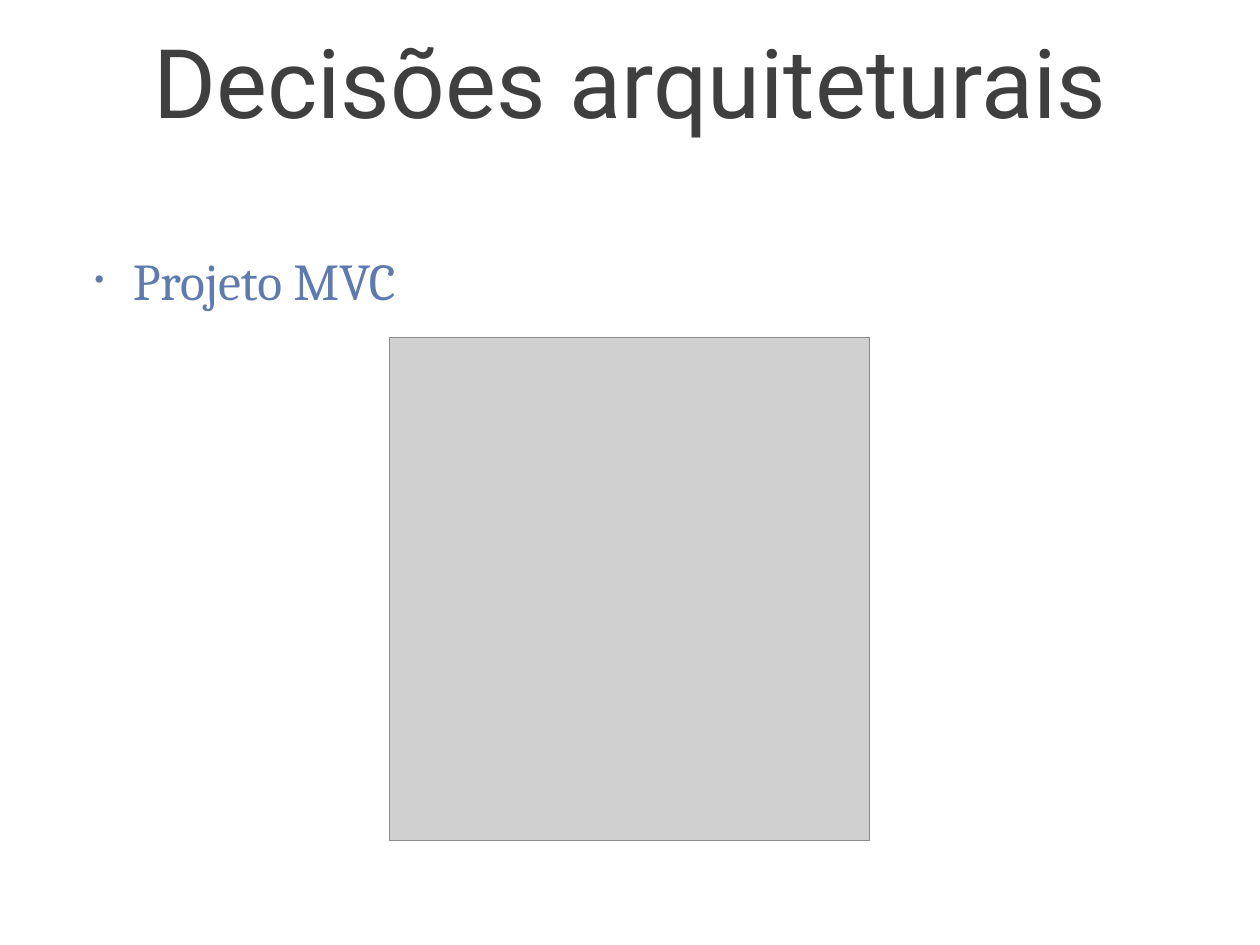
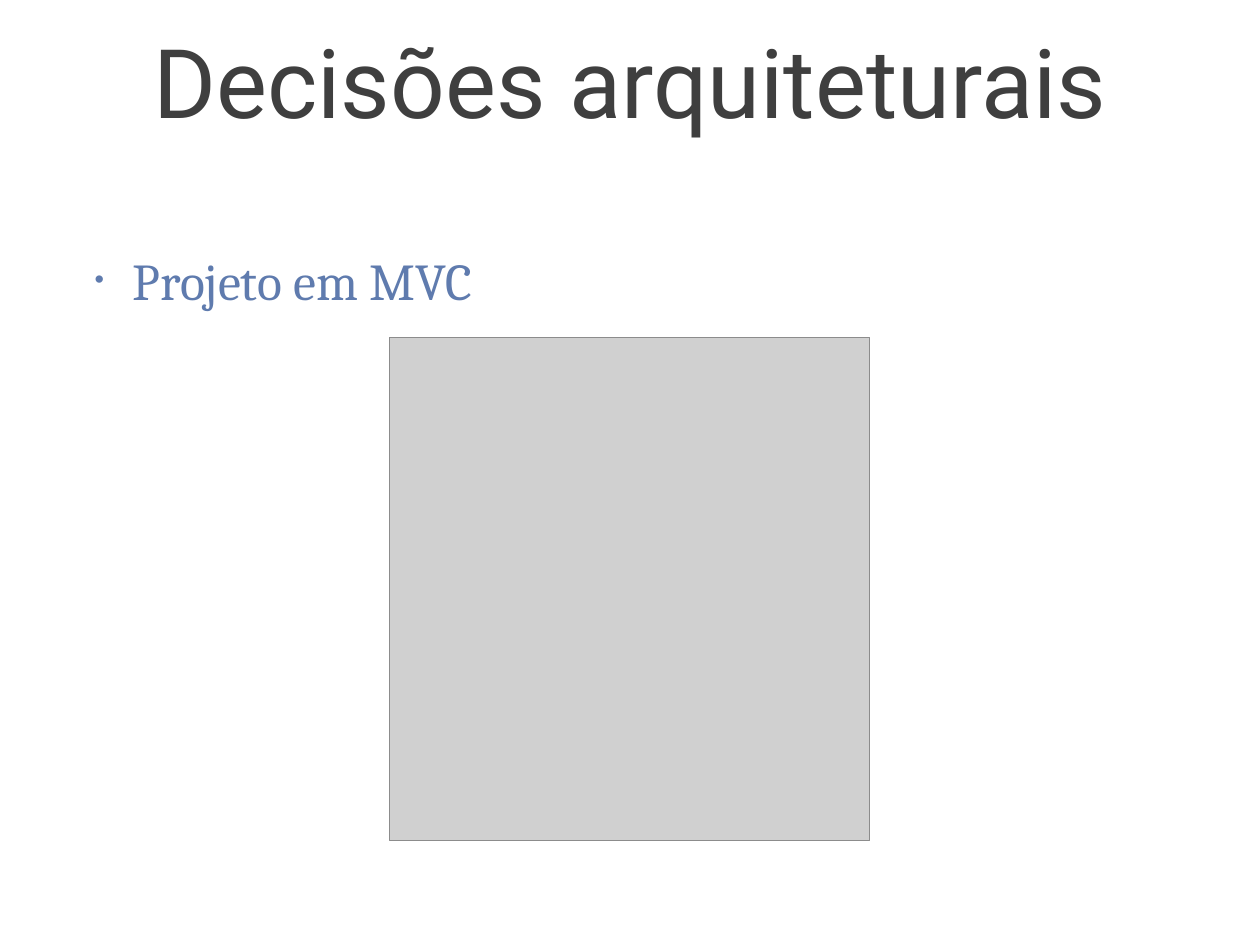
Before and after one commit to tulios/projetofinal-roteiros, a slide deck: slide 15 of apresentacao/apresentacao.ppt (slide 11 before the commit). Drawn at 1260x945 pixels with LibreOffice and Linux fonts; fonts in the diff are those of the drawing; grey boxes stand for pictures; background and template pictures are left out. Boxes give left, top, right and bottom in pixels: in the first picture for what was removed or moved away, otherwise in the second. Text is boxed around its words. In the diff, an @@ line names an element or a change of style, - is before the commit and + after.

```diff
--- a/apresentacao/apresentacao.ppt
+++ b/apresentacao/apresentacao.ppt
@@ text at (133, 265, 472, 311): text changed @@
-• Projeto MVC
+• Projeto em MVC
```
Also in this commit, not shown: 3 other slides changed, 10 slides added, 1 slide removed, 14 other files.
